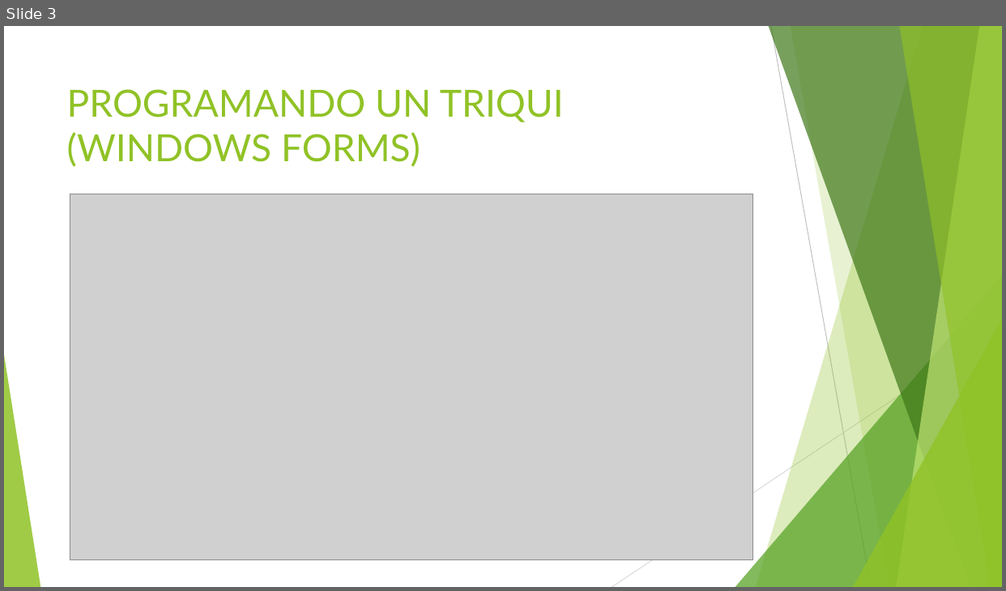
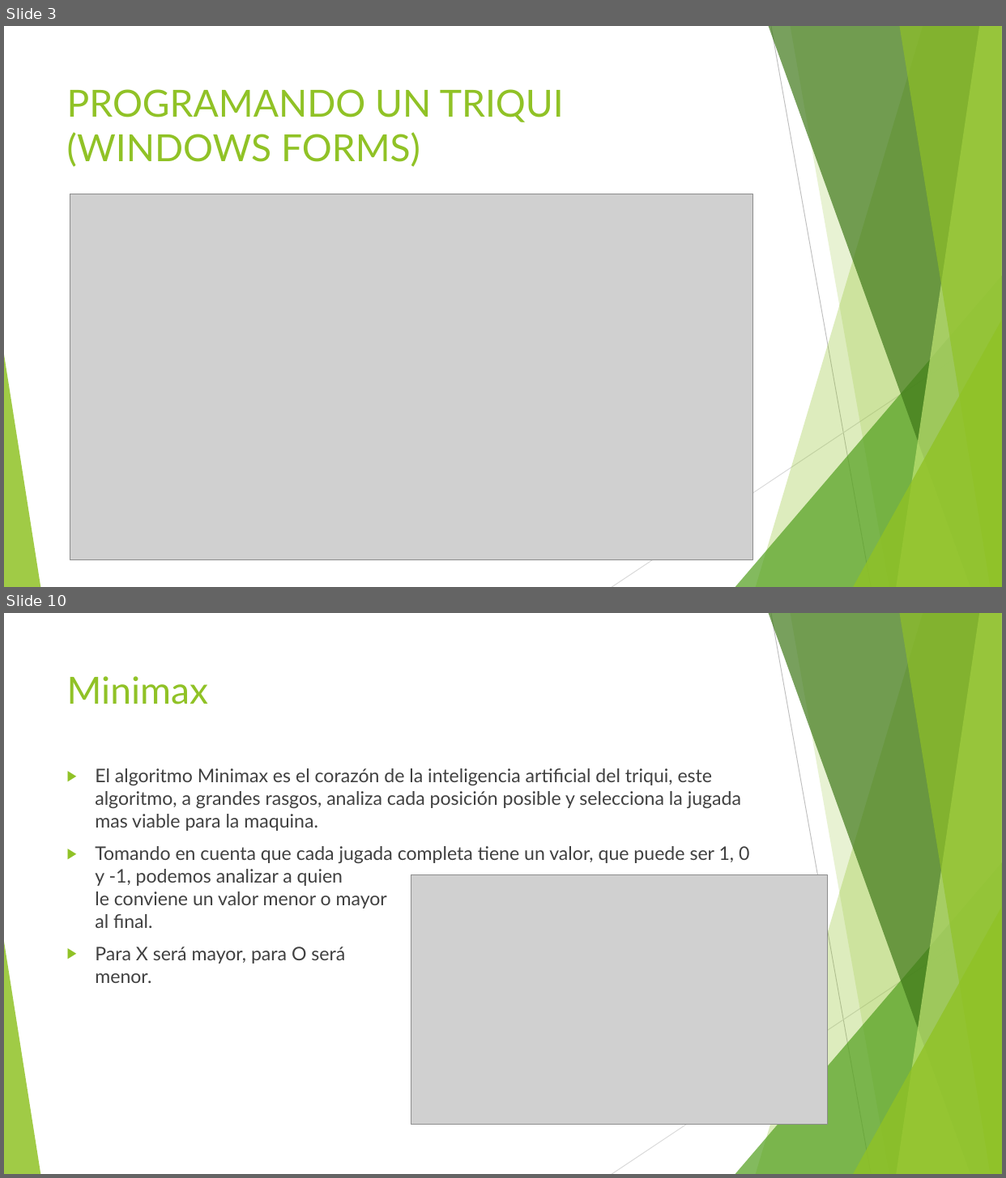
Before and after one commit to Diuke/TicTacToe, a slide deck: Research/Triqui Presentation.pptx. Shown one above the other, each under a label of ours: slide 3 before the commit, slides 3 and 10 after it; the slides between them are not shown. The pictures are 1006x591 and 1006x1178 pixels, drawn with LibreOffice and Linux fonts; fonts in the diff are those of the drawing; grey boxes stand for pictures. Boxes give left, top, right and bottom in pixels: in the first picture for what was removed or moved away, otherwise in the second. Text is boxed around its words. In the diff, an @@ line names an element or a change of style, - is before the commit and + after.

```diff
--- a/Research/Triqui Presentation.pptx
+++ b/Research/Triqui Presentation.pptx
@@ slide 10 added at <box>4,613,1002,1174</box>, background #FFFFFF; not listed: 10 template elements that a slide beside it also shows @@
@@ title added at <box>67,676,208,705</box>, 36 pt, text #90C226 @@
+Minimax
@@ text added at <box>95,769,749,983</box>, 18 pt, text #404040 @@
+▶ El algoritmo Minimax es el corazón de la inteligencia artificial del triqui, este algoritmo, a grandes rasgos, analiza cada posición posible y selecciona la jugada mas viable para la maquina.
+▶ Tomando en cuenta que cada jugada completa tiene un valor, que puede ser 1, 0 y -1, podemos analizar a quien
+  le conviene un valor menor o mayor
+  al final.
+▶ Para X será mayor, para O será
+  menor.
@@ picture added at <box>411,875,828,1125</box> @@
```
Also in this commit, not shown: 1 slide changed, 9 other slides added, 13 other files.
